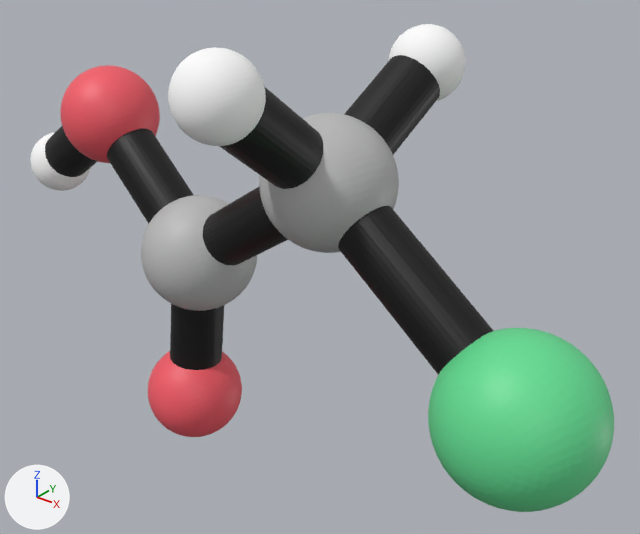
What one commit did to the glTF model Cloroacetico.glb.
Both versions are drawn from a camera (50 mm lens) standing at (3.84, -4.07, 4.33) and looking at (0.37, 0.27, 1.64). Every picture has the same lights, and +X, +Y and +Z are marked at lower left. The first picture is the older version. Where no turn or scale is listed for an object, it has been applied to the vertices.
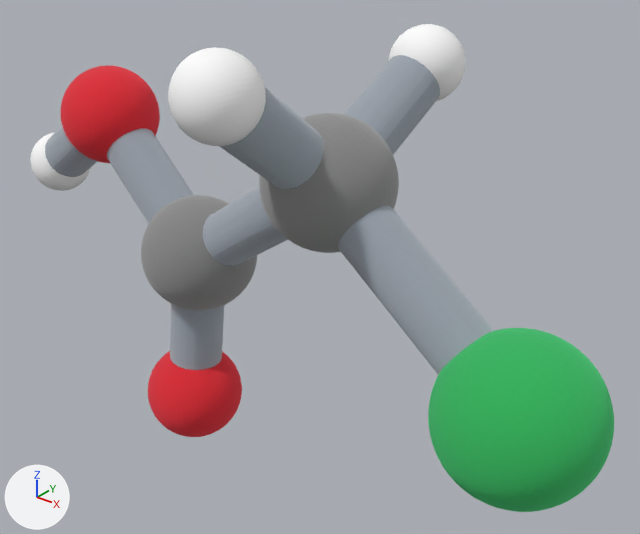
Where the change shows, as pixel boxes (x1, y1, x2, y2) in the pictures (640 x 534 px):
'Mesh_0', recoloured (darker)
    both: (428, 328, 614, 512)
'Mesh_3', recoloured (darker)
    both: (259, 113, 399, 252)
'Mesh_4', recoloured (darker)
    both: (141, 195, 257, 311)
'Mesh_1', recoloured (darker)
    both: (61, 65, 160, 163)
'Mesh_2', recoloured (darker)
    both: (148, 351, 242, 437)
part 1 of me_mesh_8, recoloured (black to light grey)
    both: (45, 55, 494, 375)

Diff of the bpy script that builds the scene:
```diff
--- a/Cloroacetico.glb.py
+++ b/Cloroacetico.glb.py
@@ mat_enlaces @@
+mat_enlaces = bpy.data.materials.new('enlaces')
+mat_enlaces.use_nodes = True; mat_enlaces.node_tree.nodes.clear()
+_N = mat_enlaces.node_tree.nodes; _L = mat_enlaces.node_tree.links
+n0 = _N.new('ShaderNodeBsdfPrincipled'); n0.name = 'Principled BSDF'
+n0.inputs[1].default_value = 1.0  # 'Metallic'
+n0.inputs[2].default_value = 1.0  # 'Roughness'
+n1 = _N.new('ShaderNodeOutputMaterial'); n1.name = 'Material Output'
+n2 = _N.new('ShaderNodeVertexColor'); n2.name = 'Color Attribute'
+_L.new(n0.outputs[0], n1.inputs[0])  # 'BSDF' to 'Surface'
+_L.new(n2.outputs[0], n0.inputs[0])  # 'Color' to 'Base Color'
@@ mat_atom_c2 @@
+mat_atom_c2 = bpy.data.materials.new('atom_C2')
+mat_atom_c2.use_nodes = True; mat_atom_c2.node_tree.nodes.clear()
+_N = mat_atom_c2.node_tree.nodes; _L = mat_atom_c2.node_tree.links
+n0 = _N.new('ShaderNodeBsdfPrincipled'); n0.name = 'Principled BSDF'
+n0.inputs[1].default_value = 1.0  # 'Metallic'
+n0.inputs[2].default_value = 1.0  # 'Roughness'
+n1 = _N.new('ShaderNodeOutputMaterial'); n1.name = 'Material Output'
+n2 = _N.new('ShaderNodeVertexColor'); n2.name = 'Color Attribute'
+_L.new(n0.outputs[0], n1.inputs[0])  # 'BSDF' to 'Surface'
+_L.new(n2.outputs[0], n0.inputs[0])  # 'Color' to 'Base Color'
@@ mat_atom_c1 @@
+mat_atom_c1 = bpy.data.materials.new('atom_C1')
+mat_atom_c1.use_nodes = True; mat_atom_c1.node_tree.nodes.clear()
+_N = mat_atom_c1.node_tree.nodes; _L = mat_atom_c1.node_tree.links
+n0 = _N.new('ShaderNodeBsdfPrincipled'); n0.name = 'Principled BSDF'
+n0.inputs[1].default_value = 1.0  # 'Metallic'
+n0.inputs[2].default_value = 1.0  # 'Roughness'
+n1 = _N.new('ShaderNodeOutputMaterial'); n1.name = 'Material Output'
+n2 = _N.new('ShaderNodeVertexColor'); n2.name = 'Color Attribute'
+_L.new(n0.outputs[0], n1.inputs[0])  # 'BSDF' to 'Surface'
+_L.new(n2.outputs[0], n0.inputs[0])  # 'Color' to 'Base Color'
@@ mat_atom_o2 @@
+mat_atom_o2 = bpy.data.materials.new('atom_O2')
+mat_atom_o2.use_nodes = True; mat_atom_o2.node_tree.nodes.clear()
+_N = mat_atom_o2.node_tree.nodes; _L = mat_atom_o2.node_tree.links
+n0 = _N.new('ShaderNodeBsdfPrincipled'); n0.name = 'Principled BSDF'
+n0.inputs[1].default_value = 1.0  # 'Metallic'
+n0.inputs[2].default_value = 1.0  # 'Roughness'
+n1 = _N.new('ShaderNodeOutputMaterial'); n1.name = 'Material Output'
+n2 = _N.new('ShaderNodeVertexColor'); n2.name = 'Color Attribute'
+_L.new(n0.outputs[0], n1.inputs[0])  # 'BSDF' to 'Surface'
+_L.new(n2.outputs[0], n0.inputs[0])  # 'Color' to 'Base Color'
@@ mat_atom_o1 @@
+mat_atom_o1 = bpy.data.materials.new('atom_O1')
+mat_atom_o1.use_nodes = True; mat_atom_o1.node_tree.nodes.clear()
+_N = mat_atom_o1.node_tree.nodes; _L = mat_atom_o1.node_tree.links
+n0 = _N.new('ShaderNodeBsdfPrincipled'); n0.name = 'Principled BSDF'
+n0.inputs[1].default_value = 1.0  # 'Metallic'
+n0.inputs[2].default_value = 1.0  # 'Roughness'
+n1 = _N.new('ShaderNodeOutputMaterial'); n1.name = 'Material Output'
+n2 = _N.new('ShaderNodeVertexColor'); n2.name = 'Color Attribute'
+_L.new(n0.outputs[0], n1.inputs[0])  # 'BSDF' to 'Surface'
+_L.new(n2.outputs[0], n0.inputs[0])  # 'Color' to 'Base Color'
@@ mat_atom_cl1 @@
+mat_atom_cl1 = bpy.data.materials.new('atom_Cl1')
+mat_atom_cl1.use_nodes = True; mat_atom_cl1.node_tree.nodes.clear()
+_N = mat_atom_cl1.node_tree.nodes; _L = mat_atom_cl1.node_tree.links
+n0 = _N.new('ShaderNodeBsdfPrincipled'); n0.name = 'Principled BSDF'
+n0.inputs[1].default_value = 1.0  # 'Metallic'
+n0.inputs[2].default_value = 1.0  # 'Roughness'
+n1 = _N.new('ShaderNodeOutputMaterial'); n1.name = 'Material Output'
+n2 = _N.new('ShaderNodeVertexColor'); n2.name = 'Color Attribute'
+_L.new(n0.outputs[0], n1.inputs[0])  # 'BSDF' to 'Surface'
+_L.new(n2.outputs[0], n0.inputs[0])  # 'Color' to 'Base Color'
@@ me_mesh_0 @@
 me_mesh_0.from_pydata(...)  # 1002 vertices, 2000 faces; spans x 1.686..2.675, y -0.743..0.246, z -0.719..0.271
-me_mesh_0.materials.append(mat_defaultmaterial)
+me_mesh_0.materials.append(mat_atom_cl1)
@@ me_mesh_1 @@
 me_mesh_1.from_pydata(...)  # 1002 vertices, 2000 faces; spans x -2.01..-1.261, y -0.203..0.546, z 0.322..1.072
-me_mesh_1.materials.append(mat_defaultmaterial_001)
+me_mesh_1.materials.append(mat_atom_o1)
@@ me_mesh_2 @@
 me_mesh_2.from_pydata(...)  # 1002 vertices, 2000 faces; spans x -1.008..-0.269, y -0.428..0.311, z -1.682..-0.942
-me_mesh_2.materials.append(mat_defaultmaterial_002)
+me_mesh_2.materials.append(mat_atom_o2)
@@ me_mesh_3 @@
 me_mesh_3.from_pydata(...)  # 1002 vertices, 2000 faces; spans x 0.265..1.114, y -0.468..0.381, z 0.311..1.161
-me_mesh_3.materials.append(mat_defaultmaterial_003)
+me_mesh_3.materials.append(mat_atom_c1)
@@ me_mesh_4 @@
 me_mesh_4.from_pydata(...)  # 1002 vertices, 2000 faces; spans x -0.988..-0.139, y -0.409..0.44, z -0.544..0.306
-me_mesh_4.materials.append(mat_defaultmaterial_004)
+me_mesh_4.materials.append(mat_atom_c2)
@@ me_mesh_8 @@
 me_mesh_8.from_pydata(...)  # 1170 vertices, 2336 faces; spans x -2.54..2.29, y -1.01..0.98, z -1.33..1.58
-me_mesh_8.materials.append(mat_defaultmaterial_005)
+# me_mesh_8 part 1: 2336 faces centred in x -2.54..2.29, y -1.0..0.98, z -1.33..1.57 are repainted in the vertex colours; the middle colour goes from black #000000 to light grey #cad0d7
+me_mesh_8.materials.append(mat_enlaces)
```
